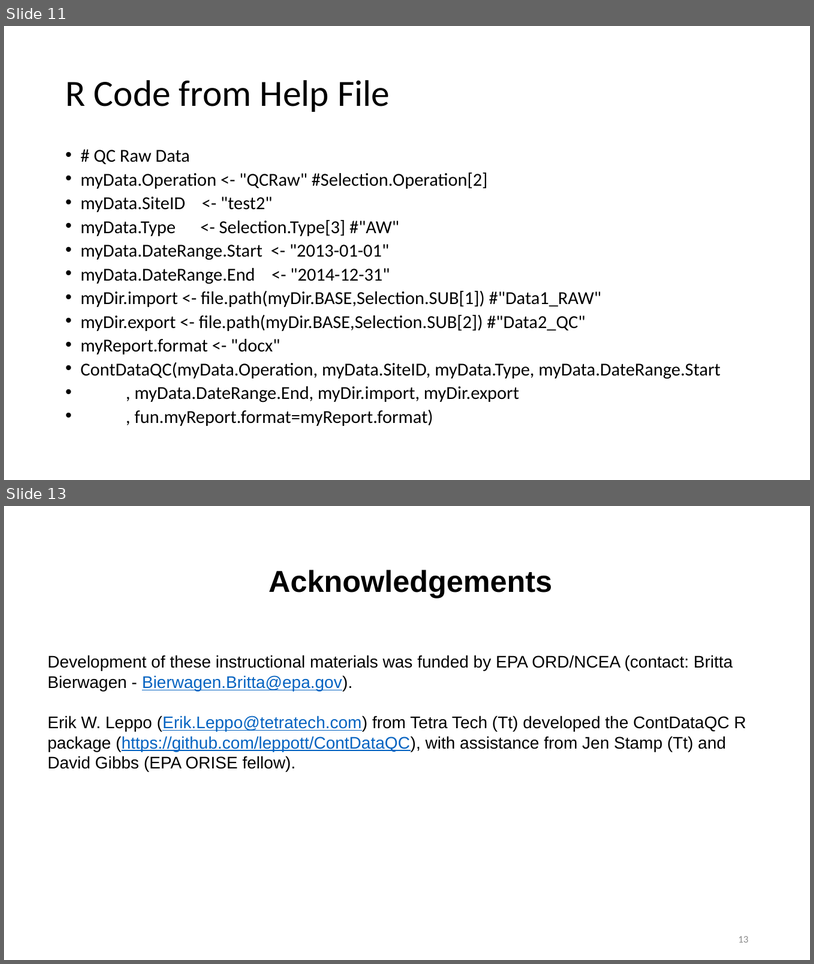
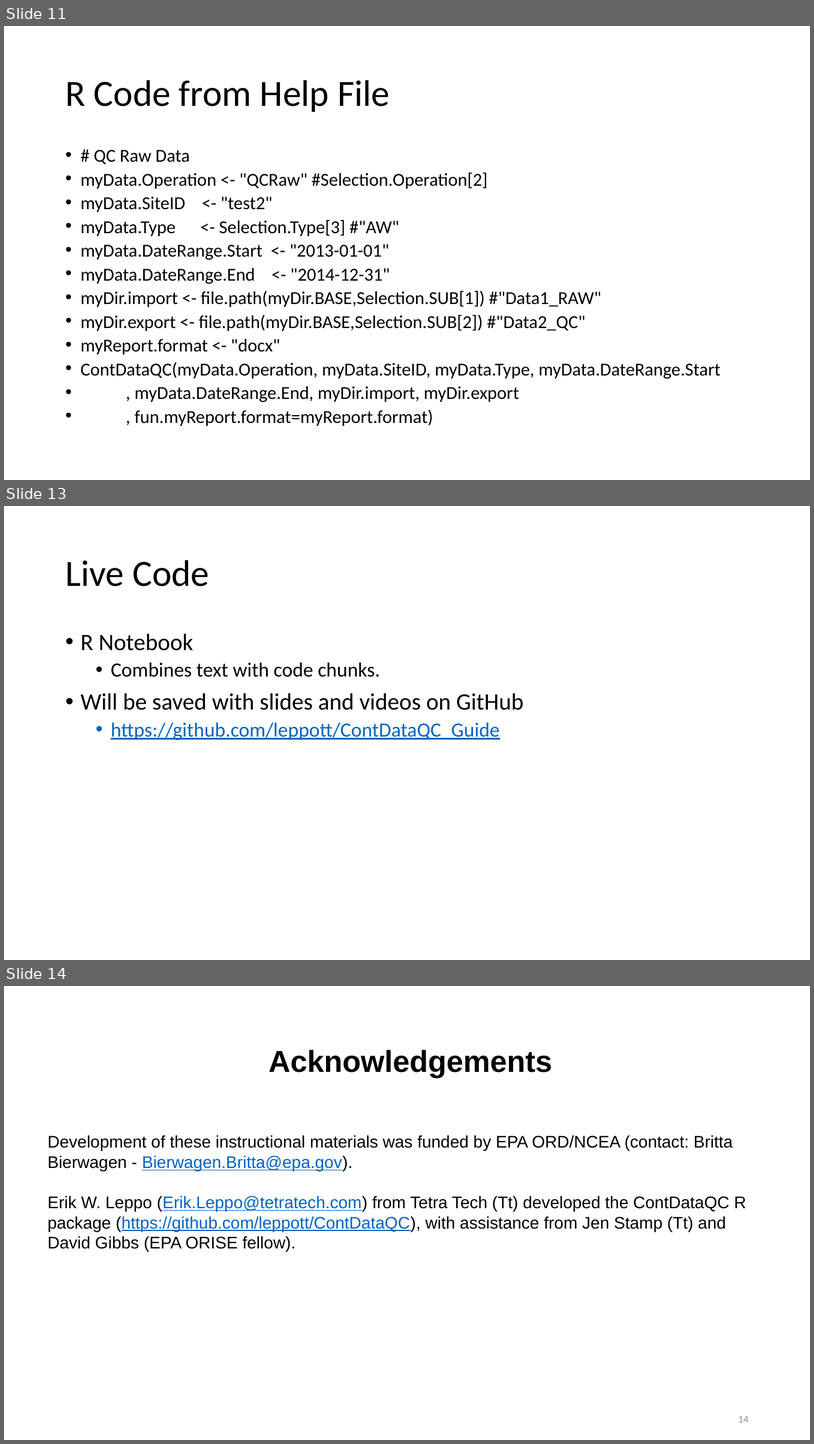
Before and after one commit to leppott/ContDataQC_Guide, a slide deck: ContDataQC_Guide_02_Config.pptx. Shown one above the other, each under a label of ours: slides 11 and 13 before the commit, slides 11, 13 and 14 after it; the slides between them are not shown. The pictures are 814x964 and 814x1444 pixels, drawn with LibreOffice and Linux fonts; fonts in the diff are those of the drawing. Boxes give left, top, right and bottom in pixels: in the first picture for what was removed or moved away, otherwise in the second. Text is boxed around its words. In the diff, an @@ line names an element or a change of style, - is before the commit and + after.

Commit message:
Load without videos
Final version of slides and notebooks.

```diff
--- a/ContDataQC_Guide_02_Config.pptx
+++ b/ContDataQC_Guide_02_Config.pptx
@@ slide 13 added at <box>4,506,810,960</box>, background #FFFFFF @@
@@ title added at <box>65,560,209,586</box>, 44 pt, text #000000 @@
+Live Code
@@ text added at <box>81,633,524,740</box>, 24 pt, text #000000 @@
+• R Notebook
+  • Combines text with code chunks.
+• Will be saved with slides and videos on GitHub
+  • https://github.com/leppott/ContDataQC_Guide
@@ what was slide 13 is now slide 14 @@
@@ page number at <box>738,1416,749,1422</box>: text changed @@
-13
+14
```
Also in this commit, not shown: 1 slide changed, 16 other files.
